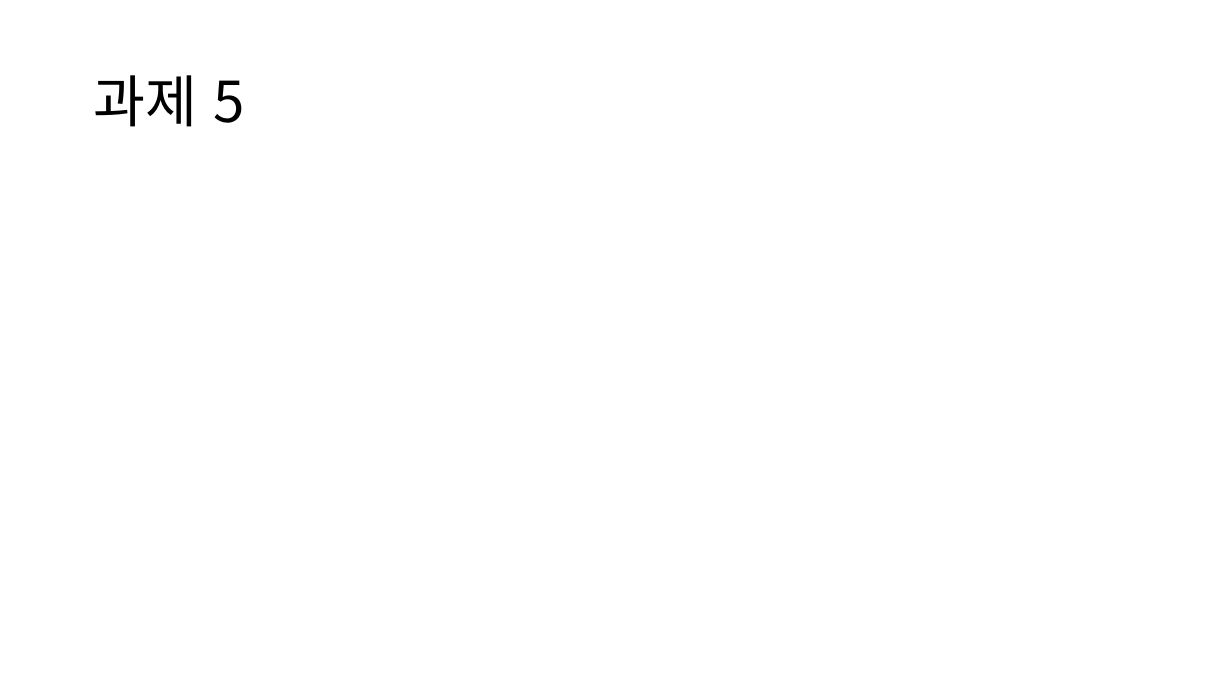
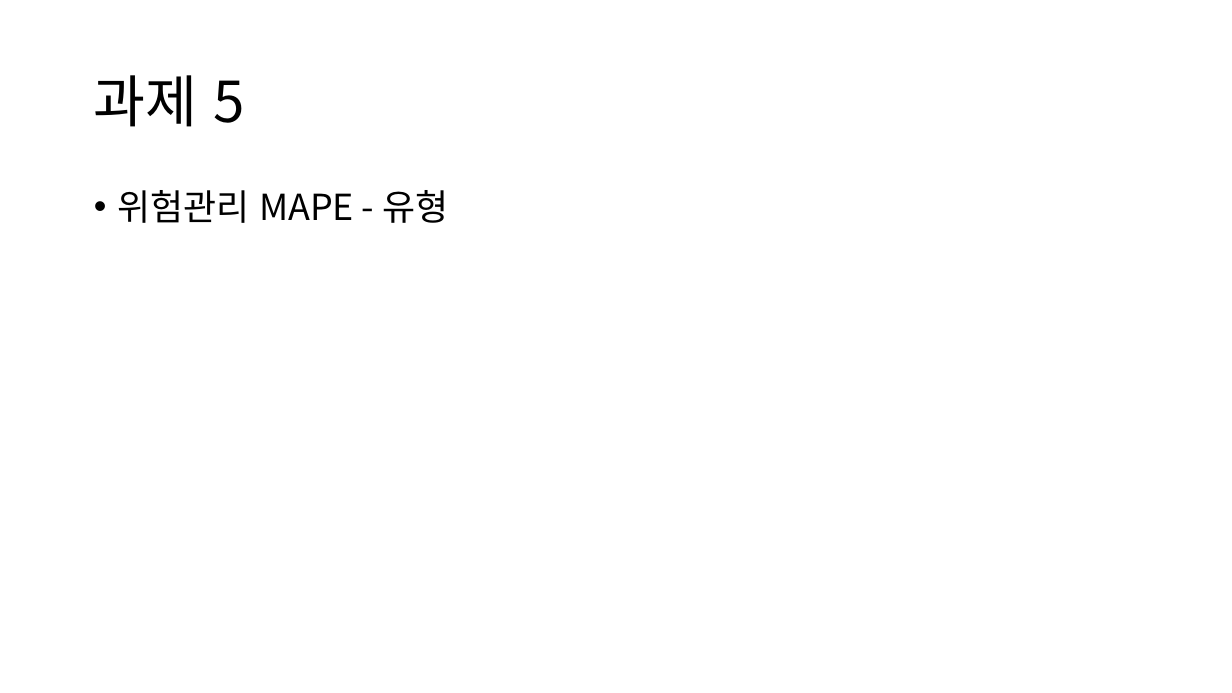
Before and after one commit to TUK-pedestrianSafety/document, a slide deck: slide 38 of ppt/소프트웨어 응용설계 발표자료.pptx (slide 12 before the commit). Drawn at 1232x693 pixels with LibreOffice and Linux fonts; fonts in the diff are those of the drawing. Boxes give left, top, right and bottom in pixels: in the first picture for what was removed or moved away, otherwise in the second. Text is boxed around its words. In the diff, an @@ line names an element or a change of style, - is before the commit and + after.

```diff
--- a/ppt/소프트웨어 응용설계 발표자료.pptx
+++ b/ppt/소프트웨어 응용설계 발표자료.pptx
@@ text added at (117, 190, 448, 223), 28 pt, text #000000 @@
+• 위험관리 MAPE - 유형
```
Also in this commit, not shown: 11 other slides changed, 32 slides added, 3 other files.
